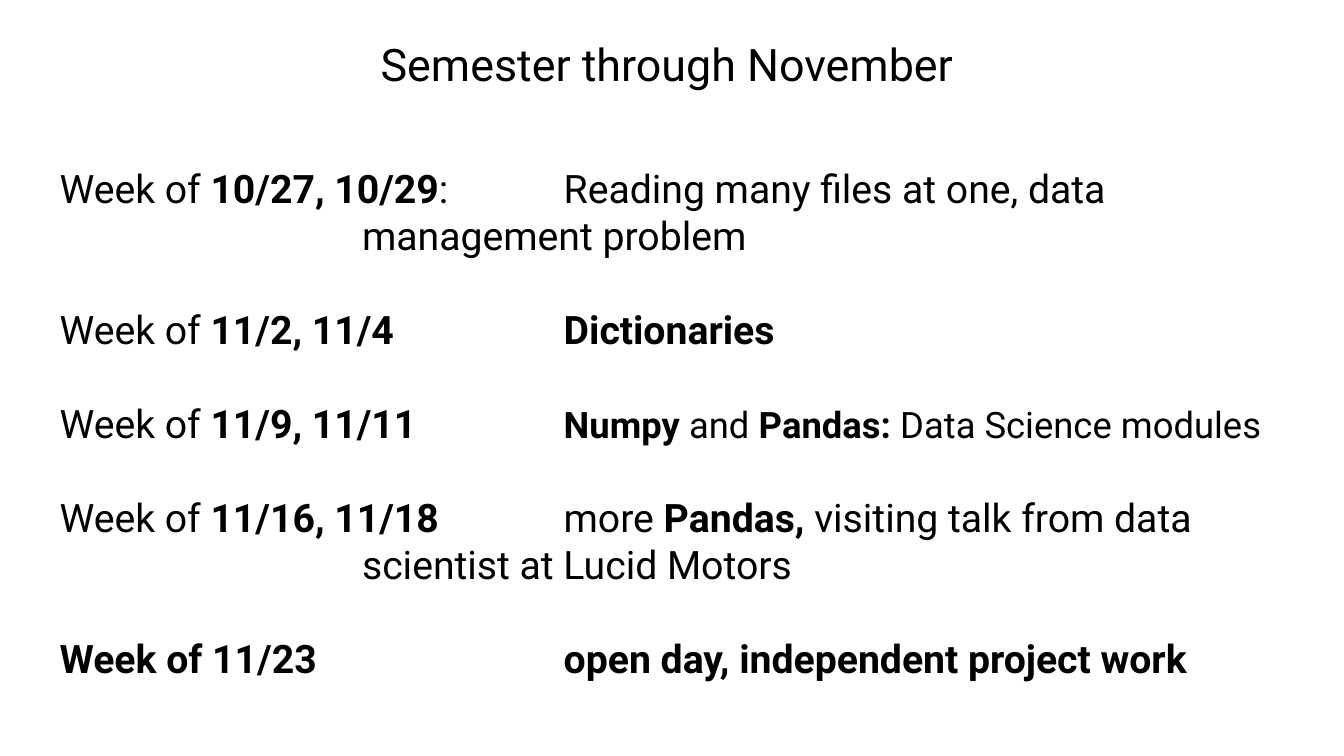
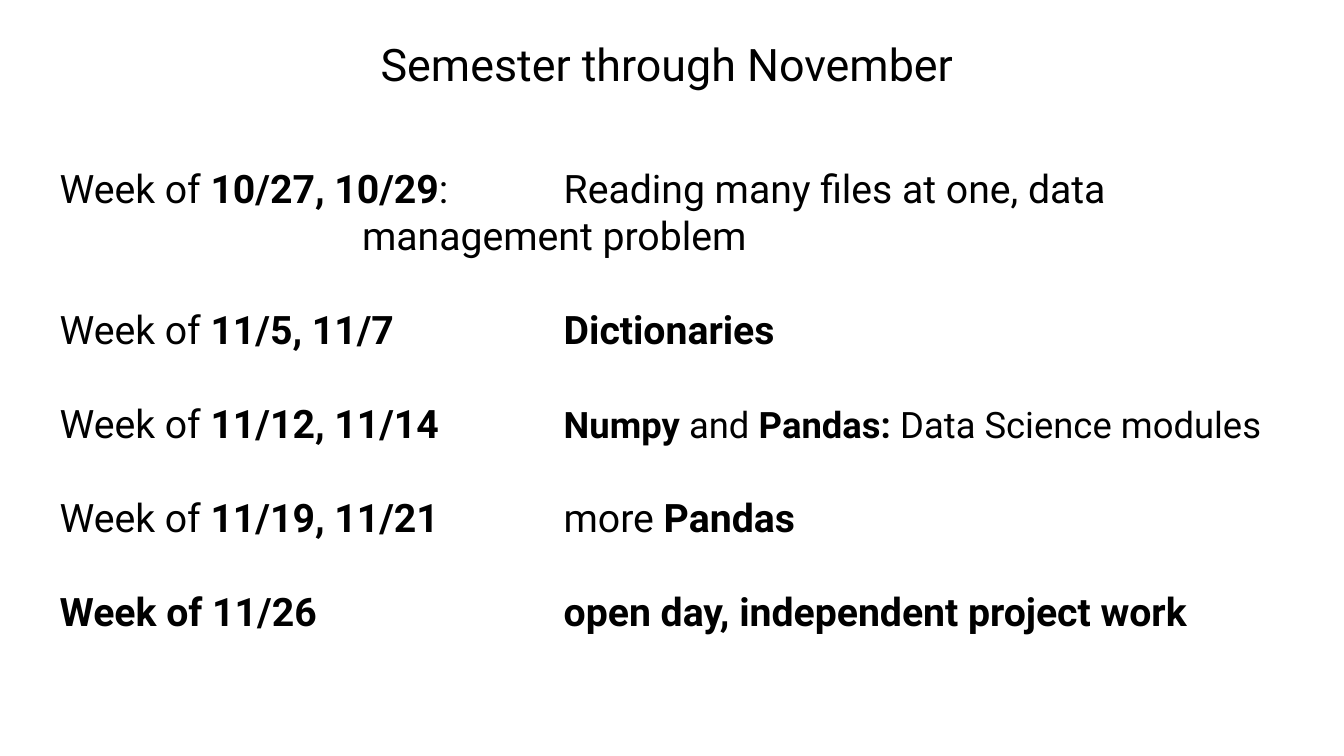
Before and after one commit to tparchman/F24_BIOL792, a slide deck: slide 18 of week11_python6/week11_python6.pptx. Drawn at 1344x756 pixels with LibreOffice and Linux fonts; fonts in the diff are those of the drawing. Boxes give left, top, right and bottom in pixels: in the first picture for what was removed or moved away, otherwise in the second. Text is boxed around its words. In the diff, an @@ line names an element or a change of style, - is before the commit and + after.

```diff
--- a/week11_python6/week11_python6.pptx
+++ b/week11_python6/week11_python6.pptx
@@ text at <box>60,314,1261,635</box>: text changed @@
-Week of 11/2, 11/4 Dictionaries
-Week of 11/9, 11/11 Numpy and Pandas: Data Science modules
-Week of 11/16, 11/18 more Pandas, visiting talk from data scientist at Lucid Motors
-Week of 11/23 open day, independent project work
+Week of 11/5, 11/7 Dictionaries
+Week of 11/12, 11/14 Numpy and Pandas: Data Science modules
+Week of 11/19, 11/21 more Pandas
+Week of 11/26 open day, independent project work
```
Also in this commit, not shown: 1 other slide changed.
